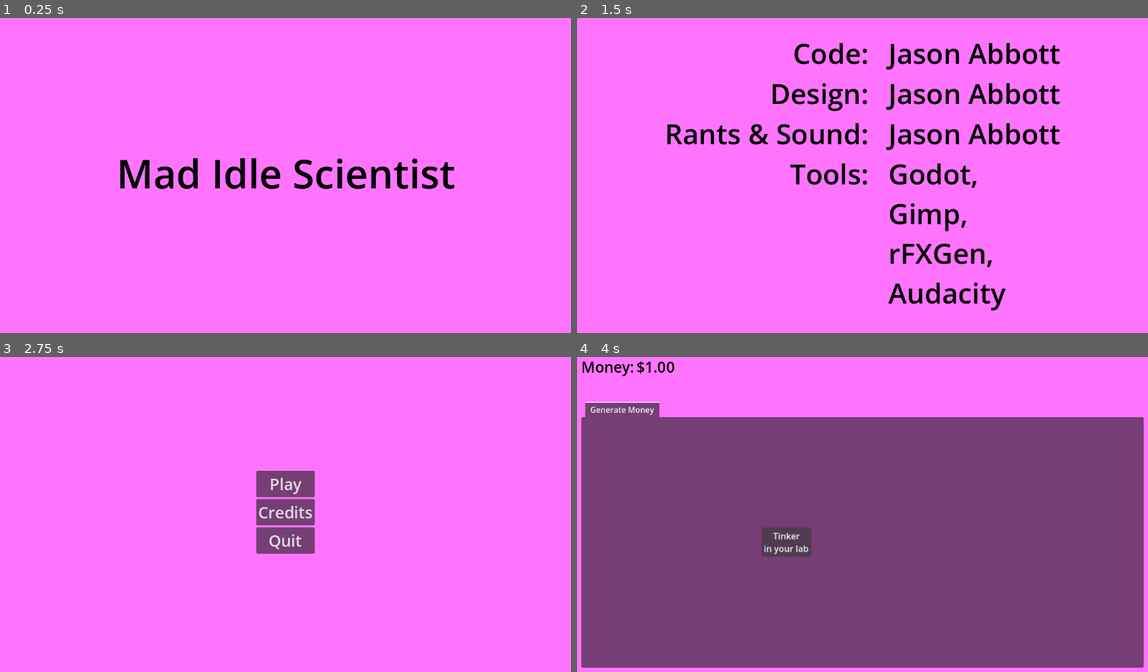
Above: before the commit, frames 1-4 (two rows, left to right).
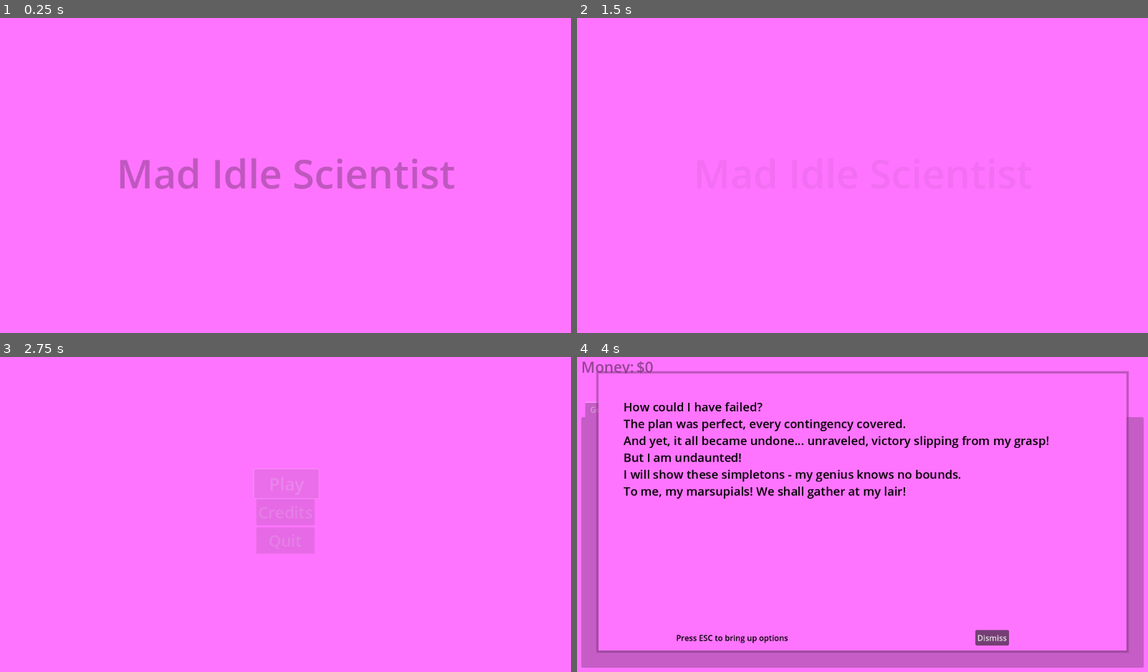
Above: after the commit, the same moments.

Repository: Habidakus/mad-idle-scientist
Game: Godot game, scene res://Scenes/main.tscn
Two runs of this game, one before a commit and one after it. Both use one fixed random seed, a clock stepped at 60 frames per second and the inputs below.
Inputs (mouse positions are in pixels of both pictures, inside the frame that each line leads up to):
- Up to frame 1 (0.25 s): no input
- Up to frame 2 (1.5 s): tap Enter at 0.5 s; move the mouse to (988, 156) at 0.52 s; tap 1 at 0.6 s; click (988, 156) at 0.67 s; click (862, 172) at 1.25 s, where only the run before the commit has a clickable "Credits"
- Up to frame 3 (2.75 s): click (285, 483) at 2 s, where only the run after the commit has a clickable "Play"
- Up to frame 4 (4 s): click "Play" at 2.75 s; click (788, 542) at 3.5 s, where only the run before the commit has a clickable "Tinker in your lab"

The runs differ from the first frame. In frame 1, 2.2% of the frame differs, in the area x 20-80%, y 44-55%; in frame 2, 6.5%; in frame 3, 2.6%; in frame 4, 79%, in the area x 0-100%, y 1-99%.

Commit message:
Added fade between main game states

Diff:
--- a/Scenes/main.tscn
+++ b/Scenes/main.tscn
@@ -37,7 +37,6 @@
 initial_state = NodePath("SplashScreen")
 
 [node name="SplashScreen" type="Control" parent="MainStateMachine" node_paths=PackedStringArray("next_state")]
-visible = false
 layout_mode = 3
 anchors_preset = 15
 anchor_right = 1.0
@@ -47,6 +46,9 @@
 script = ExtResource("2_6bx2r")
 next_state = NodePath("../MainMenu")
 time_out_in_seconds = 5.0
+fade_in = true
+fade_out = true
+fade_time = 1.0
 
 [node name="Label" type="Label" parent="MainStateMachine/SplashScreen"]
 layout_mode = 1
@@ -74,6 +76,8 @@
 grow_horizontal = 2
 grow_vertical = 2
 script = ExtResource("3_dgp3i")
+fade_in = true
+fade_out = true
 
 [node name="VBoxContainer" type="VBoxContainer" parent="MainStateMachine/MainMenu"]
 layout_mode = 1
@@ -125,6 +129,9 @@
 grow_vertical = 2
 script = ExtResource("2_6bx2r")
 next_state = NodePath("../MainMenu")
+fade_in = true
+fade_out = true
+fade_time = 1.0
 
 [node name="GridContainer" type="GridContainer" parent="MainStateMachine/Credits"]
 layout_mode = 1
@@ -205,8 +212,10 @@
 [node name="Game" parent="MainStateMachine" instance=ExtResource("5_wjm77")]
 visible = false
 research_track_data_sets = Array[Resource]([ExtResource("7_ql8q4"), ExtResource("8_nc1ox"), ExtResource("9_5885i"), ExtResource("10_p0ps6"), ExtResource("11_d64m3"), ExtResource("12_qptde"), ExtResource("13_4jbdl")])
+fade_in = true
 
 [node name="Options" type="MarginContainer" parent="."]
+visible = false
 top_level = true
 layout_mode = 1
 anchors_preset = 15
--- a/Scripts/Decorators/ControlDecorator.gd
+++ b/Scripts/Decorators/ControlDecorator.gd
@@ -96,7 +96,8 @@
 	var tmp : Callable = callback_after_tween_finished
 	callback_after_tween_finished = Callable()
 	#print("callback invoking, %s.scale=%s" % [target.name, str(target.scale)])
-	tmp.call()
+	if tmp != null:
+		tmp.call()
 
 func add_transition(mode_name : String, settings, seconds : float, callback : Callable ) -> void:
 	#print("Starting transition " + target.name + " to " + mode_name)
--- a/Scripts/StateMachine/StateMachineState_AnyKeyToContinue.gd
+++ b/Scripts/StateMachine/StateMachineState_AnyKeyToContinue.gd
@@ -2,6 +2,10 @@
 
 @export var next_state : StateMachineState
 @export var time_out_in_seconds : float = -1
+
+@export var fade_in : bool = false
+@export var fade_out : bool = false
+@export var fade_time : float = 1.5
 
 var countdown : float = 0
 
@@ -9,7 +13,7 @@
 	if time_out_in_seconds > 0:
 		countdown += delta
 		if countdown > time_out_in_seconds:
-			our_state_machine.switch_state_internal(next_state)
+			leave_state()
 
 func _input(event):
 	handle_event(event)
@@ -22,10 +26,29 @@
 	# screen's button.
 	if event.is_released():
 		if event is InputEventKey:
-			our_state_machine.switch_state_internal(next_state)
+			leave_state()
 		if event is InputEventMouseButton:
-			our_state_machine.switch_state_internal(next_state)
+			leave_state()
+
+var leave_tween : Tween = null
+func leave_state() -> void:
+	if fade_out:
+		if leave_tween != null && leave_tween.is_running():
+			return
+		leave_tween = get_tree().create_tween()
+		self.modulate = Color(Color.WHITE, 1)
+		var destination_color : Color = Color(Color.WHITE, 0)
+		leave_tween.tween_property(self, "modulate", destination_color, fade_time)
+		await leave_tween.finished
+		our_state_machine.switch_state_internal(next_state)
+	else:
+		our_state_machine.switch_state_internal(next_state)
 
 func enter_state() -> void:
 	countdown = 0
 	super.enter_state()
+	if fade_in:
+		self.modulate = Color(Color.WHITE, 0)
+		var tween = get_tree().create_tween()
+		var destination_color : Color = Color(Color.WHITE, 1)
+		tween.tween_property(self, "modulate", destination_color, fade_time)
--- a/Scripts/StateMachine/StateMachineState_Game.gd
+++ b/Scripts/StateMachine/StateMachineState_Game.gd
@@ -283,6 +283,16 @@
 	imt.set_size_override(Vector2i(8, 8))
 	highlight_tab_texture = imt
 
+@export var fade_in : bool = false
+@export var fade_time : float = 1.0
+func enter_state() -> void:
+	super.enter_state()
+	if fade_in:
+		self.modulate = Color(Color.WHITE, 0)
+		var tween = get_tree().create_tween()
+		var destination_color : Color = Color(Color.WHITE, 1)
+		tween.tween_property(self, "modulate", destination_color, fade_time)
+
 func _input(event):
 	if in_debug_mode:
 		if event is InputEventKey:
--- a/Scripts/StateMachine/StateMachineState_MainMenu.gd
+++ b/Scripts/StateMachine/StateMachineState_MainMenu.gd
@@ -1,10 +1,34 @@
 extends StateMachineState
+
+@export var fade_in : bool = false
+@export var fade_out : bool = false
+@export var fade_time : float = 1.5
 
 func _process(_delta: float) -> void:
 	pass
 
 func enter_state() -> void:
 	super.enter_state()
+	if fade_in:
+		self.modulate = Color(Color.WHITE, 0)
+		var tween = get_tree().create_tween()
+		var destination_color : Color = Color(Color.WHITE, 1)
+		tween.tween_property(self, "modulate", destination_color, fade_time)
+
+var leave_tween : Tween = null
+func leave_state(next_state : String) -> void:
+	if fade_out:
+		if leave_tween != null && leave_tween.is_running():
+			return
+		leave_tween = get_tree().create_tween()
+		self.modulate = Color(Color.WHITE, 1)
+		var destination_color : Color = Color(Color.WHITE, 0)
+		leave_tween.tween_property(self, "modulate", destination_color, fade_time)
+		await leave_tween.finished
+		our_state_machine.switch_state(next_state)
+	else:
+		our_state_machine.switch_state(next_state)
+
 
 func _notification(what: int) -> void:
 	if what == NOTIFICATION_WM_CLOSE_REQUEST:
@@ -14,7 +38,7 @@
 	get_tree().quit()
 
 func _on_credits_pressed() -> void:
-	our_state_machine.switch_state("Credits")
+	leave_state("Credits")
 
 func _on_play_pressed() -> void:
-	our_state_machine.switch_state("Game")
+	leave_state("Game")
